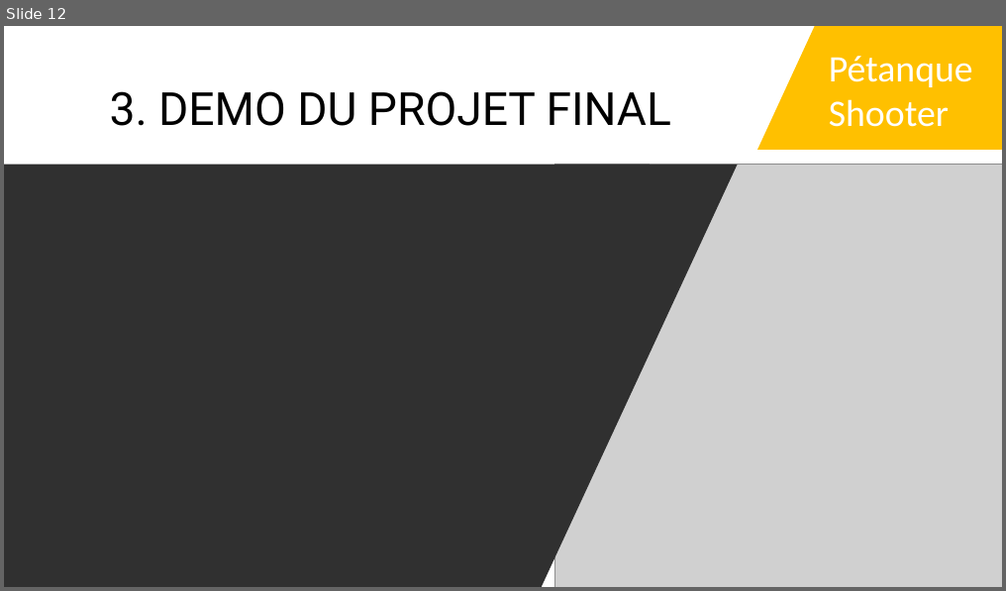
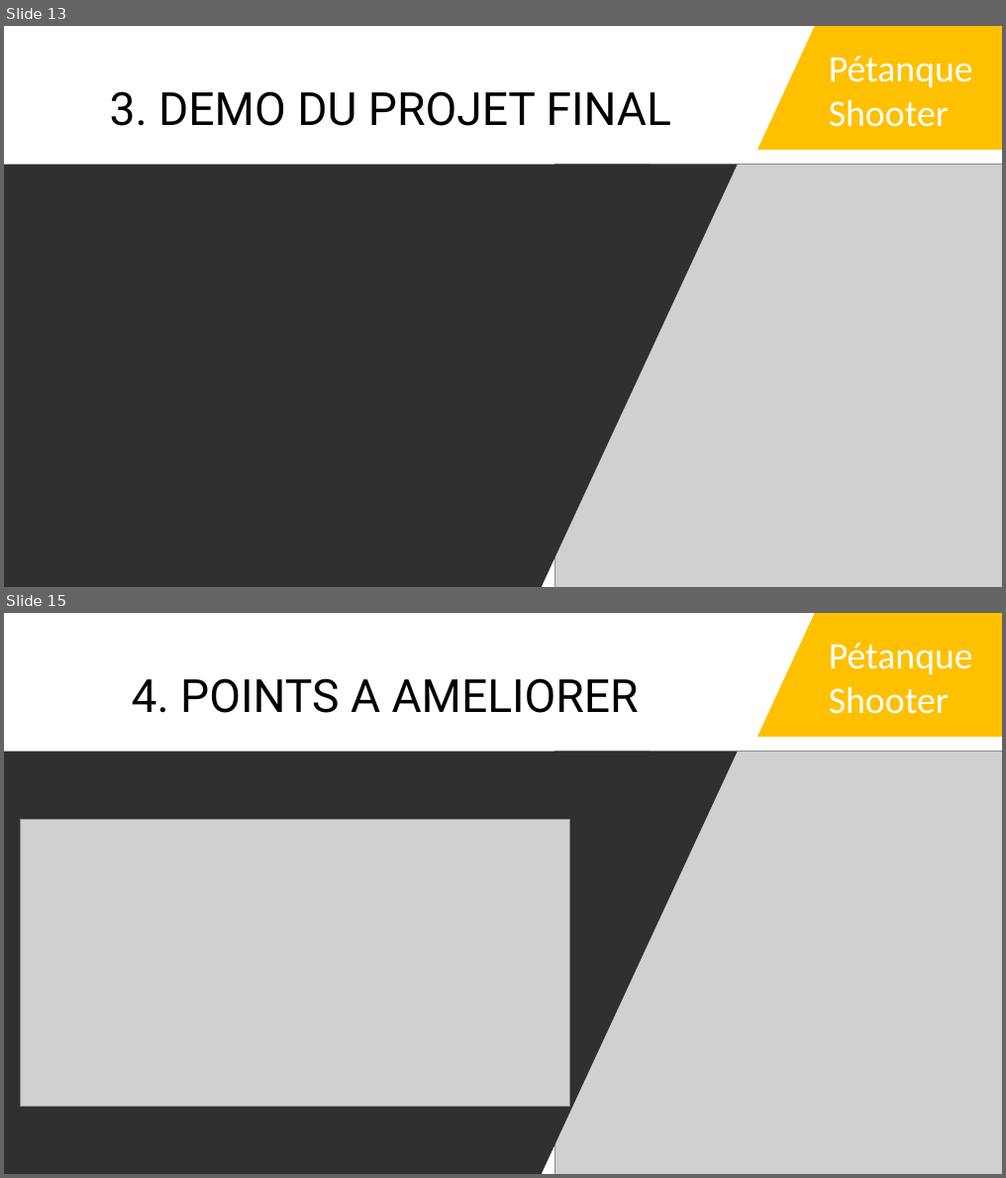
Before and after one commit to babinois/petanqueshooter, a slide deck: présentation pétanque shooter.pptx. Shown one above the other, each under a label of ours: slide 12 before the commit, slides 13 and 15 after it; the slides between them are not shown. The pictures are 1006x591 and 1006x1178 pixels, drawn with LibreOffice and Linux fonts; fonts in the diff are those of the drawing; grey boxes stand for pictures. Boxes give left, top, right and bottom in pixels: in the first picture for what was removed or moved away, otherwise in the second. Text is boxed around its words. In the diff, an @@ line names an element or a change of style, - is before the commit and + after.

```diff
--- a/présentation pétanque shooter.pptx
+++ b/présentation pétanque shooter.pptx
@@ slide 15 added at box(4, 613, 1002, 1174), background #000000 @@
@@ rectangle added at box(4, 613, 1002, 1174), fill #FFFFFF @@
@@ freeform shape added at box(757, 613, 1002, 737), fill #FFC000 @@
@@ text added at box(829, 643, 973, 714), 36 pt, text #FFFFFF @@
+Pétanque
+Shooter
@@ title added at box(132, 678, 639, 713), 44 pt, text #000000 @@
+4. POINTS A AMELIORER
@@ freeform shape added at box(4, 752, 738, 1174), fill #303030 @@
@@ picture added at box(555, 752, 1002, 1174) @@
@@ picture added at box(21, 820, 569, 1106) @@
@@ what was slide 12 is now slide 13 @@
```
Also in this commit, not shown: 1 slide changed, 2 other slides added, 1 other file.
